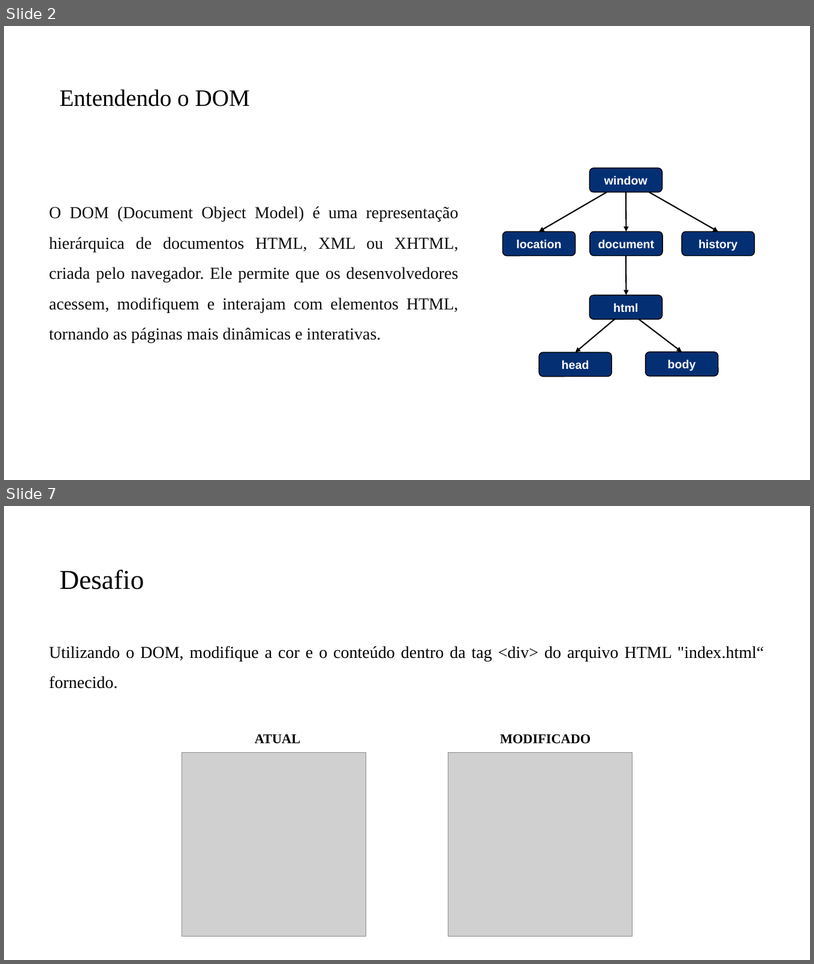
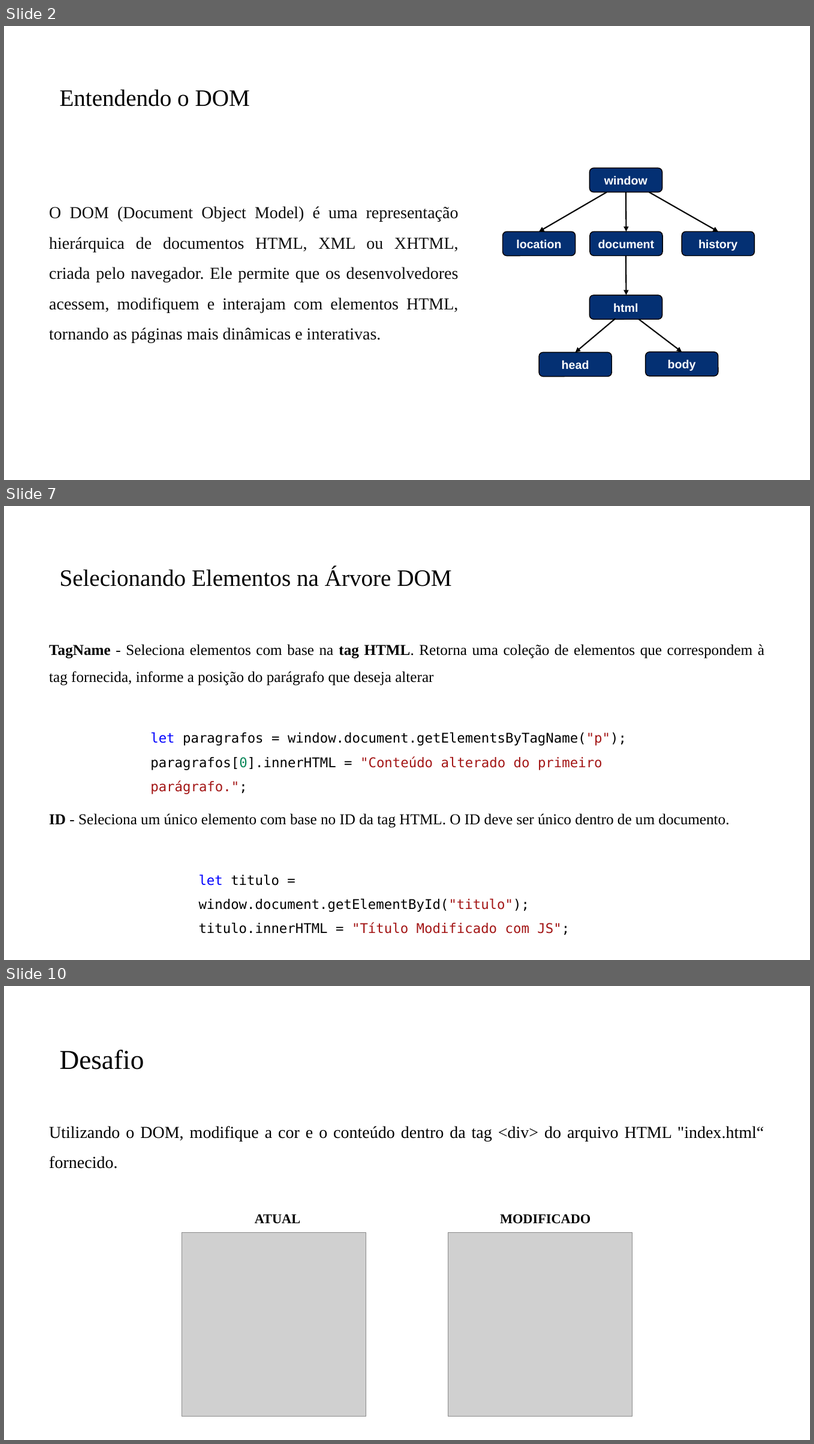
Before and after one commit to PedroMiho/Logica-de-Programacao, a slide deck: Módulo 02 - JavaScript/Aula 13 - Manipulando o DOM/Introdução ao DOM.pptx. Shown one above the other, each under a label of ours: slides 2 and 7 before the commit, slides 2, 7 and 10 after it; the slides between them are not shown. The pictures are 814x964 and 814x1444 pixels, drawn with LibreOffice and Linux fonts; fonts in the diff are those of the drawing; grey boxes stand for pictures; background and template pictures are left out. Boxes give left, top, right and bottom in pixels: in the first picture for what was removed or moved away, otherwise in the second. Text is boxed around its words. In the diff, an @@ line names an element or a change of style, - is before the commit and + after.

```diff
--- a/Módulo 02 - JavaScript/Aula 13 - Manipulando o DOM/Introdução ao DOM.pptx
+++ b/Módulo 02 - JavaScript/Aula 13 - Manipulando o DOM/Introdução ao DOM.pptx
@@ slide 7 added at [4,506,810,960], background #FFFFFF @@
@@ title added at [60,567,452,586], 28 pt, text #000000 @@
+Selecionando Elementos na Árvore DOM
@@ text added at [49,644,765,685], 18 pt, text #000000 @@
+TagName - Seleciona elementos com base na tag HTML. Retorna uma coleção de elementos que correspondem à tag fornecida, informe a posição do parágrafo que deseja alterar
@@ text added at [150,732,627,770], 16 pt, text #000000 @@
+let paragrafos = window.document.getElementsByTagName("p");
+paragrafos[0].innerHTML = "Conteúdo alterado do primeiro parágrafo.";
@@ text added at [49,813,729,828], 18 pt, text #000000 @@
+ID - Seleciona um único elemento com base no ID da tag HTML. O ID deve ser único dentro de um documento.
@@ text added at [199,874,570,934], 16 pt, text #000000 @@
+let titulo = window.document.getElementById("titulo");
+titulo.innerHTML = "Título Modificado com JS";
@@ what was slide 7 is now slide 10 @@
```
Also in this commit, not shown: 1 slide changed, 5 other slides added, 3 slides removed, 9 other files.
